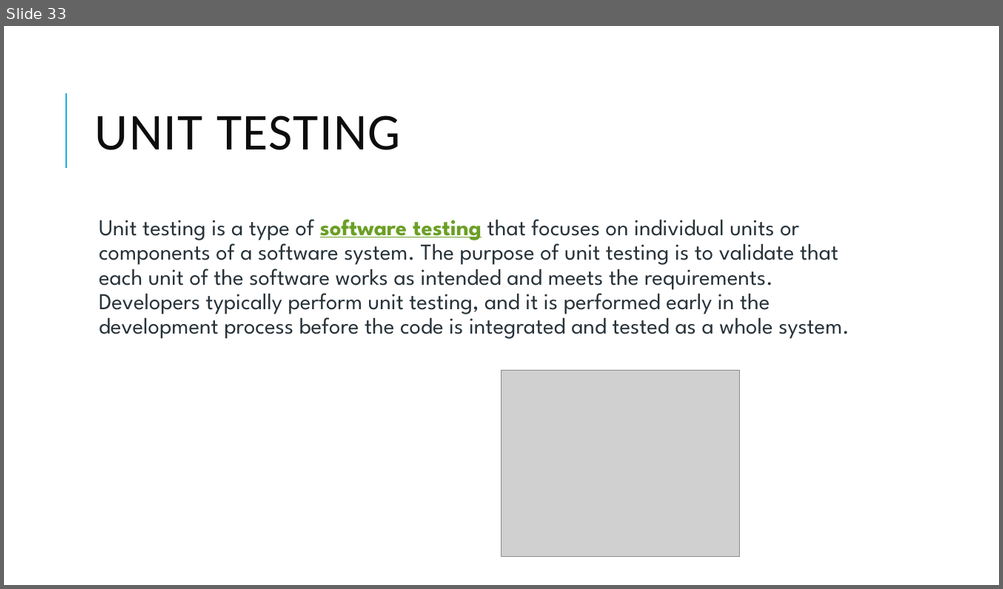
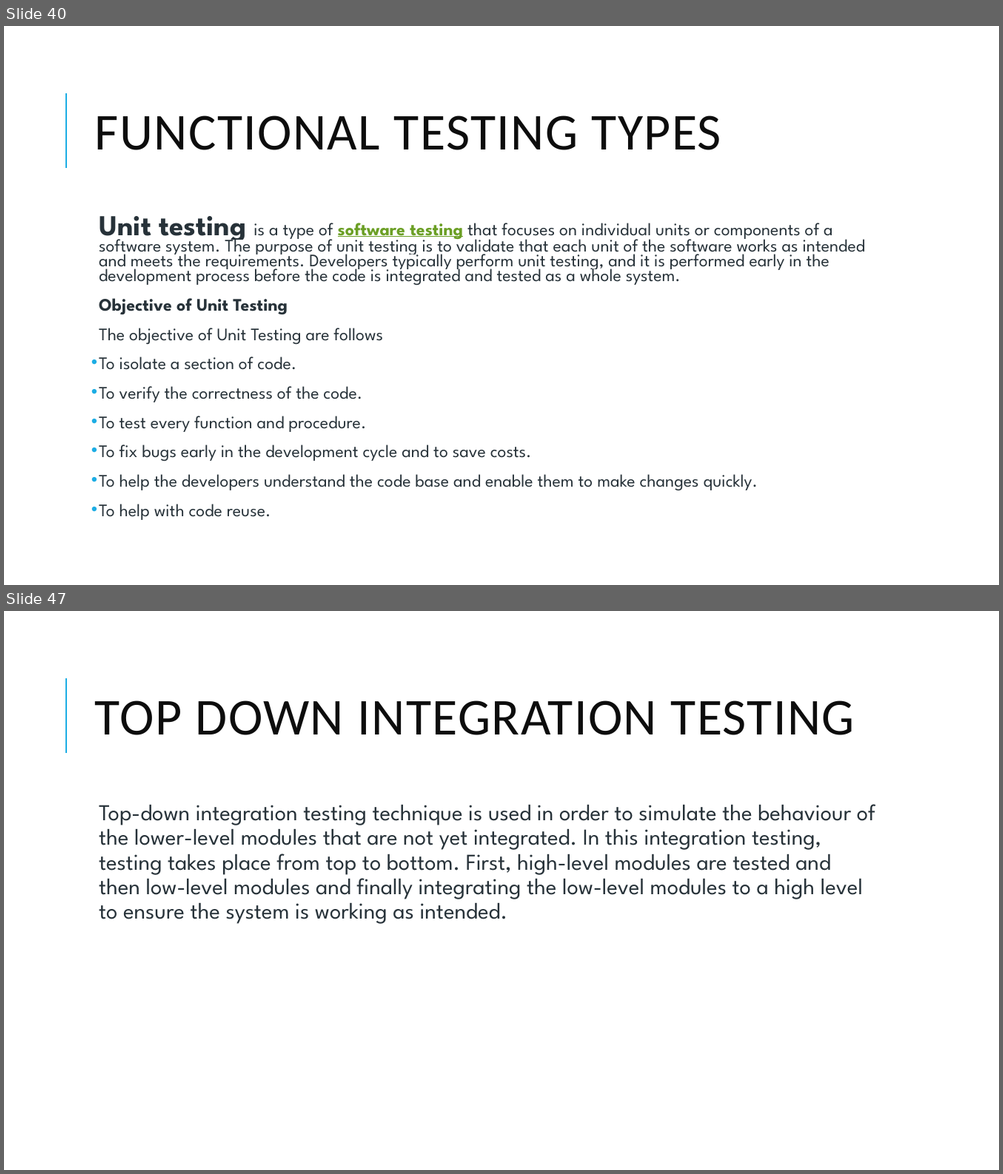
Before and after one commit to skandhwa/GroSkillIT-Batch1, a slide deck: class2.pptx. Shown one above the other, each under a label of ours: slide 33 before the commit, slides 40 and 47 after it; the slides between them are not shown. The pictures are 1003x589 and 1003x1174 pixels, drawn with LibreOffice and Linux fonts; fonts in the diff are those of the drawing; grey boxes stand for pictures. Boxes give left, top, right and bottom in pixels: in the first picture for what was removed or moved away, otherwise in the second. Text is boxed around its words. In the diff, an @@ line names an element or a change of style, - is before the commit and + after.

```diff
--- a/class2.pptx
+++ b/class2.pptx
@@ slide 47 added at [4,611,999,1170], background #FFFFFF; not listed: 1 template element that a slide beside it also shows @@
@@ title added at [95,701,854,735], 50 pt, text #0D0D0D @@
+TOP DOWN INTEGRATION TESTING
@@ text added at [99,804,875,924], 22 pt, text #273239 @@
+  Top-down integration testing technique is used in order to simulate the behaviour of the lower-level modules that are not yet integrated. In this integration testing, testing takes place from top to bottom. First, high-level modules are tested and then low-level modules and finally integrating the low-level modules to a high level to ensure the system is working as intended.
@@ what was slide 33 is now slide 40 @@
@@ slide 40 changed as well @@
@@ title at [95,116,721,150]: text changed @@
-UNIT TESTING
+FUNCTIONAL TESTING TYPES
@@ text at [99,216,865,285]: size 22 to 27.9 pt, bold on in "Unit testing"; size 22 to 17.1 pt in "is a type of software testing that ..."; line spacing 0.9 to 0.7 @@
@@ text at [99,298,757,520]: paragraphs added @@
+  Objective of Unit Testing
+  The objective of Unit Testing are follows
+• To isolate a section of code.
+• To verify the correctness of the code.
+• To test every function and procedure.
+• To fix bugs early in the development cycle and to save costs.
+• To help the developers understand the code base and enable them to make changes quickly.
+• To help with code reuse.
@@ picture removed at [502,370,740,557] @@
```
Also in this commit, not shown: 15 other slides added.
